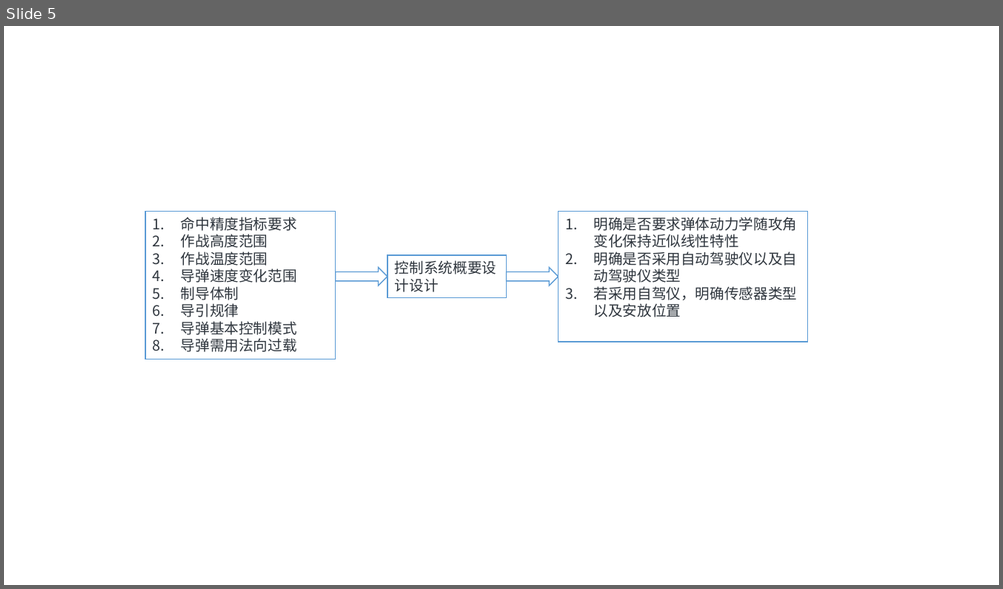
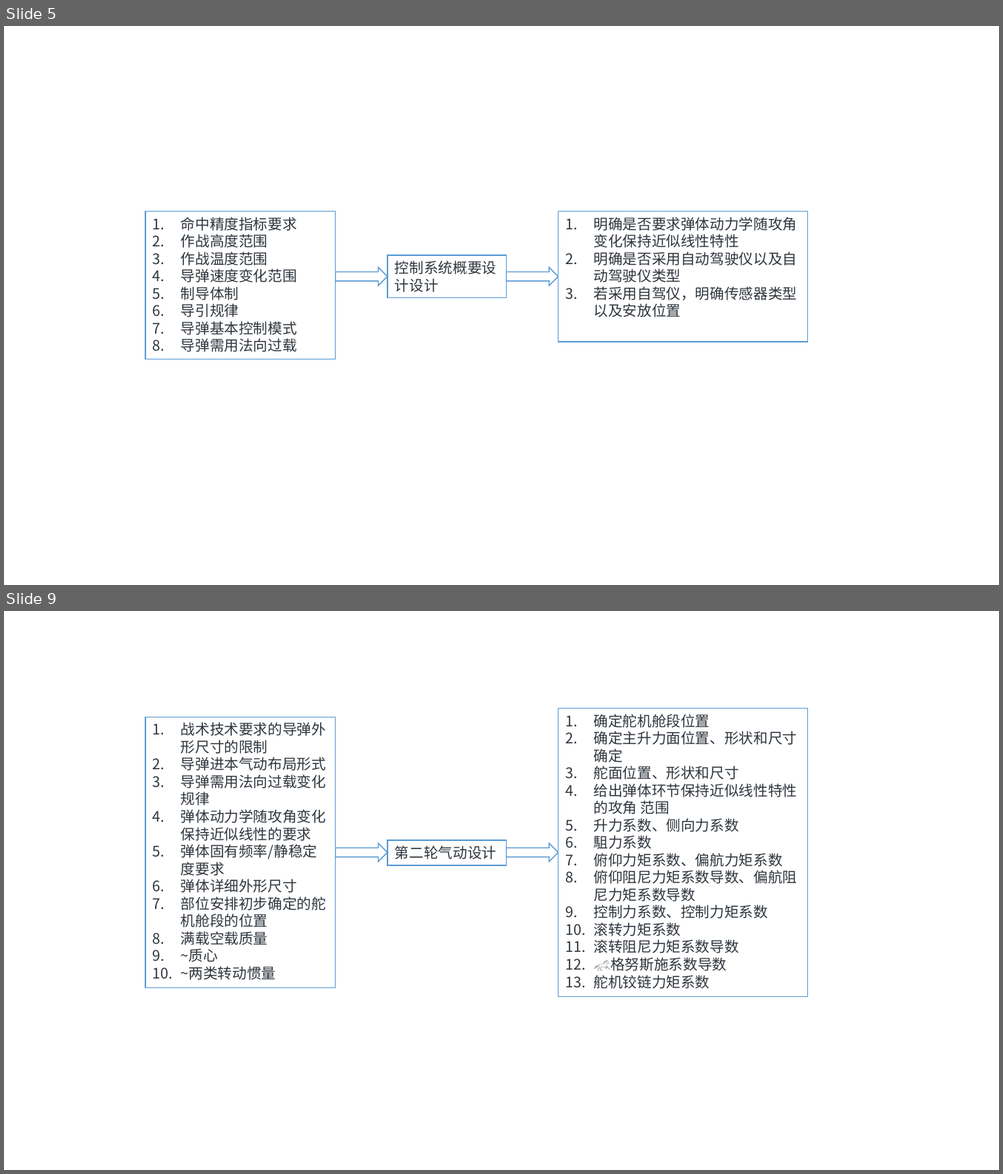
Before and after one commit to lee-shun/design_aircrafts, a slide deck: final_review/pictures/chapter3/chapter3.pptx. Shown one above the other, each under a label of ours: slide 5 before the commit, slides 5 and 9 after it; the slides between them are not shown. The pictures are 1003x589 and 1003x1174 pixels, drawn with LibreOffice and Linux fonts; fonts in the diff are those of the drawing. Boxes give left, top, right and bottom in pixels: in the first picture for what was removed or moved away, otherwise in the second. Text is boxed around its words. In the diff, an @@ line names an element or a change of style, - is before the commit and + after.

```diff
--- a/final_review/pictures/chapter3/chapter3.pptx
+++ b/final_review/pictures/chapter3/chapter3.pptx
@@ slide 9 added at (4,611,999,1170), background #F1F2F6 @@
@@ rectangle added at (146,717,336,988), fill #F1F2F6, outline #5B9BD5 1 pt, 14 pt, text #2E353D @@
+1. 战术技术要求的导弹外形尺寸的限制
+2. 导弹进本气动布局形式
+3. 导弹需用法向过载变化规律
+4. 弹体动力学随攻角变化保持近似线性的要求
+5. 弹体固有频率/静稳定度要求
+6. 弹体详细外形尺寸
+7. 部位安排初步确定的舵机舱段的位置
+8. 满载空载质量
+9. ~质心
+10. ~两类转动惯量
@@ rectangle added at (558,708,808,997), fill #F1F2F6, outline #5B9BD5 1 pt, 14 pt, text #2E353D @@
+1. 确定舵机舱段位置
+2. 确定主升力面位置、形状和尺寸确定
+3. 舵面位置、形状和尺寸
+4. 给出弹体环节保持近似线性特性的攻角 范围
+5. 升力系数、侧向力系数
+6. 駔力系数
+7. 俯仰力矩系数、偏航力矩系数
+8. 俯仰阻尼力矩系数导数、偏航阻尼力矩系数导数
+9. 控制力系数、控制力矩系数
+10. 滚转力矩系数
+11. 滚转阻尼力矩系数导数
+12. 🐎格努斯施系数导数
+13. 舵机铰链力矩系数
@@ right arrow added at (336,844,387,863), fill #F1F2F6, outline #5B9BD5 1 pt @@
@@ rectangle added at (387,840,506,866), fill #F1F2F6, outline #5B9BD5 1 pt, 14 pt, text #2E353D @@
+第二轮气动设计
@@ right arrow added at (506,844,558,863), fill #F1F2F6, outline #5B9BD5 1 pt @@
```
Also in this commit, not shown: 8 other slides added, 15 other files.
